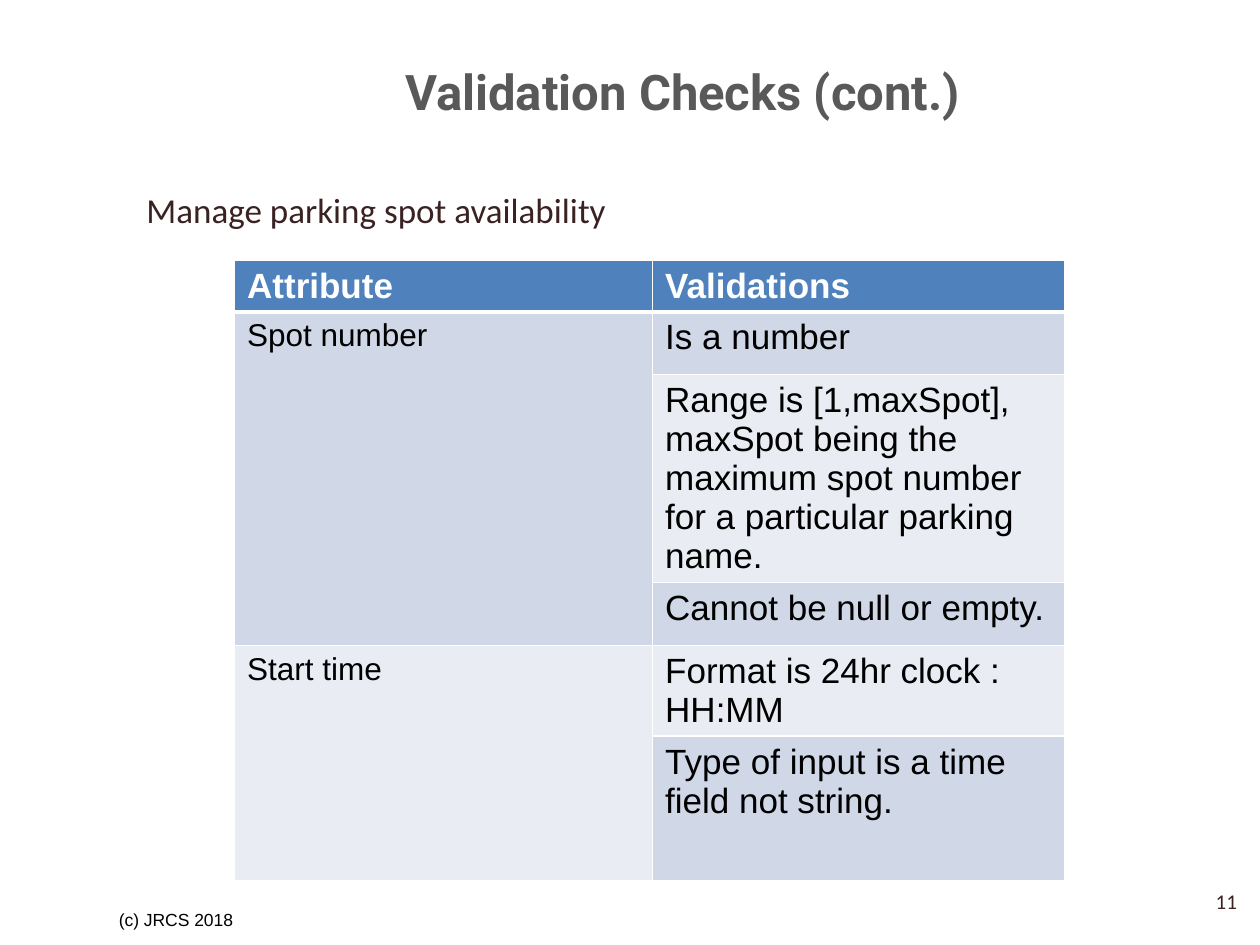
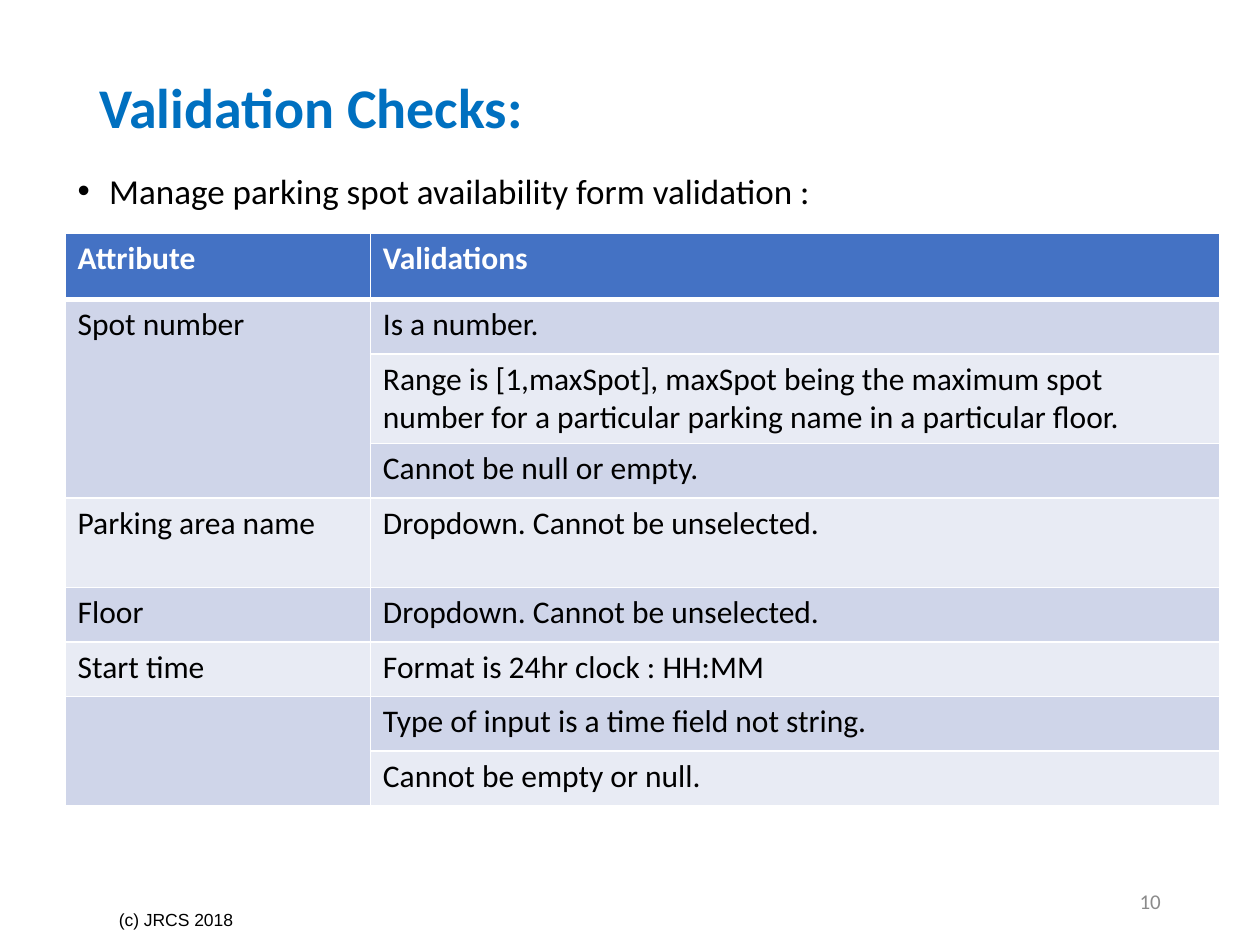
Before and after one commit to SrihariShastry/UTA_Parking, a slide deck: slide 10 of Project_Analysis_Team_3/Validation Checks and Rules Tables.pptx (slide 11 before the commit). Drawn at 1260x945 pixels with LibreOffice and Linux fonts; fonts in the diff are those of the drawing; background and template pictures are left out. Boxes give left, top, right and bottom in pixels: in the first picture for what was removed or moved away, otherwise in the second. Text is boxed around its words. In the diff, an @@ line names an element or a change of style, - is before the commit and + after.

Commit message:
Reviewed validations and rules ppt

```diff
--- a/Project_Analysis_Team_3/Validation Checks and Rules Tables.pptx
+++ b/Project_Analysis_Team_3/Validation Checks and Rules Tables.pptx
@@ title at [99,88,522,129]: text changed; size 28 to 32 pt; font Roboto to Calibri; text colour #595959 to #0070C0 @@
-Validation Checks (cont.)
+Validation Checks:
@@ text added at [109,179,792,210], 20 pt, text #000000 @@
+• Manage parking spot availability form validation :
@@ text removed at [146,198,605,229] @@
-Manage parking spot availability
@@ table at [66,233,1220,803] @@
-row 2, column 2: Is a number
+row 2, column 2: Is a number.
-row 3, column 2: Range is [1,maxSpot], maxSpot being the maximum spot number for a particular parking name.
+row 3, column 2: Range is [1,maxSpot], maxSpot being the maximum spot number for a particular parking name in a particular floor.
+row 5: Parking area name | Dropdown. Cannot be unselected.
+row 6: Floor | Dropdown. Cannot be unselected.
+row 9:  | Cannot be empty or null.
@@ table: place and size @@
-table at [234,260,1065,823]
+table at [66,233,1220,803]
@@ page number added at [1140,895,1161,909], 12 pt, text #8C8C8C @@
+10
@@ page number removed at [1216,895,1237,909] @@
-11
```
Also in this commit, not shown: 10 other slides changed, 11 slides added, 13 slides removed, 9 other files.
